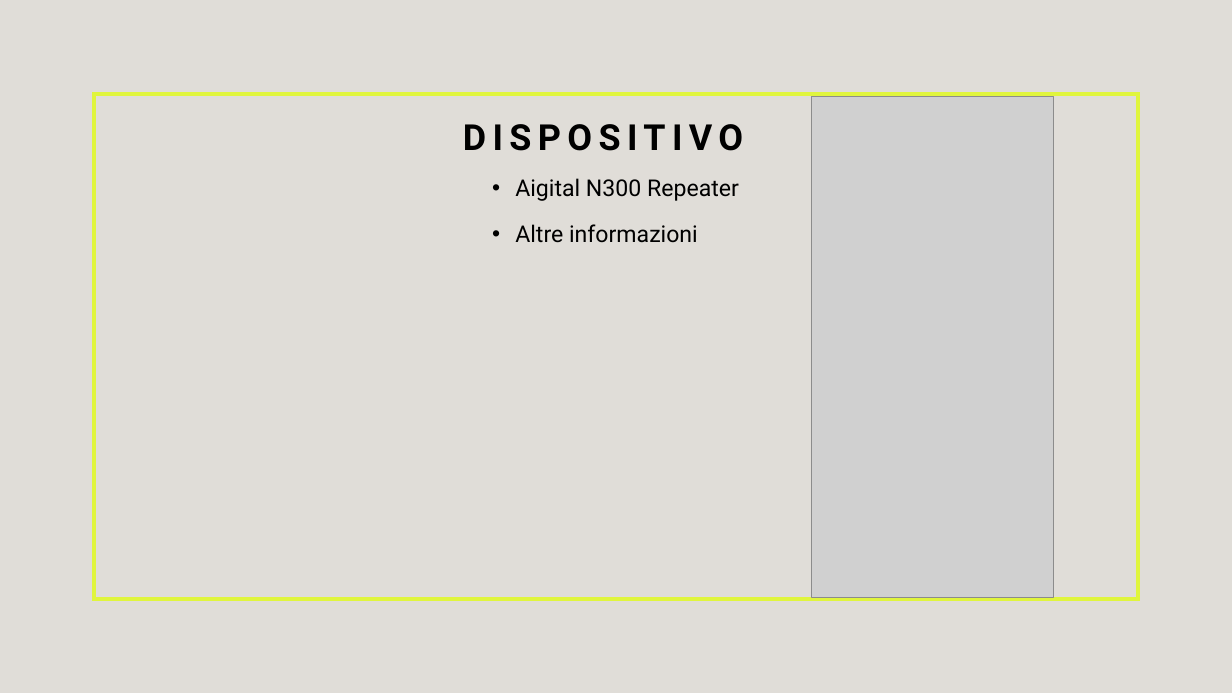
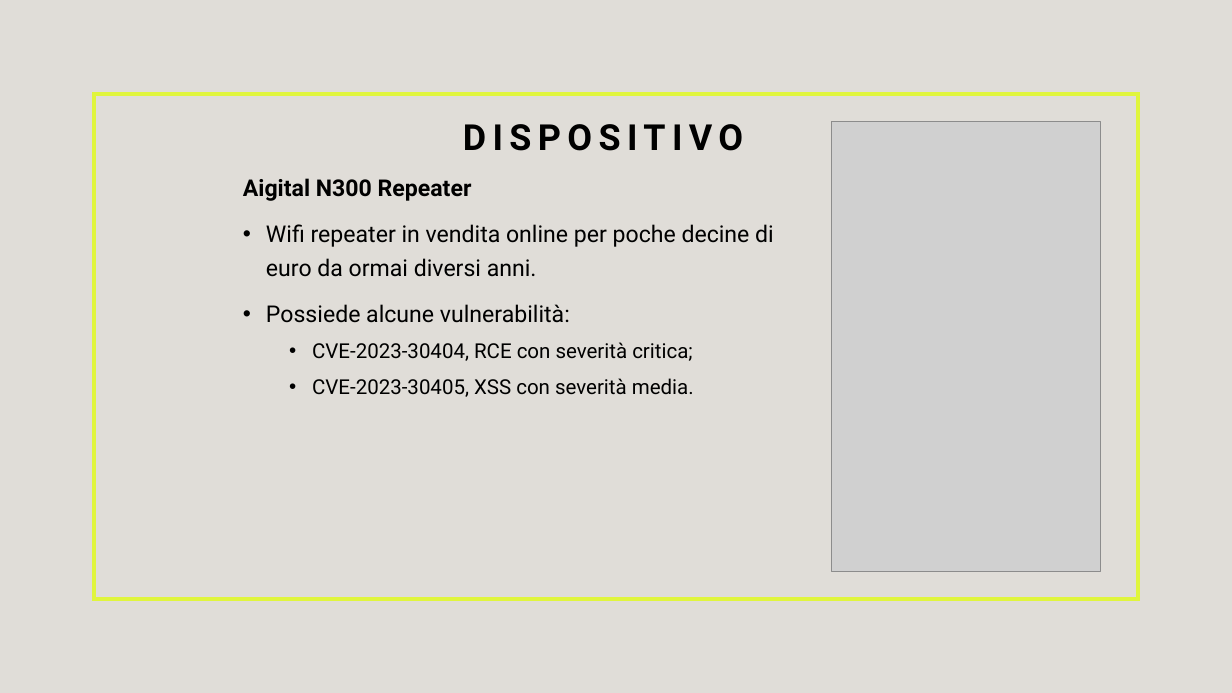
Before and after one commit to Gory-git/progetto_IoT, a slide deck: slide 2 of file/documents/CurcioRabbiaVociPresentation.pptx. Drawn at 1232x693 pixels with LibreOffice and Linux fonts; fonts in the diff are those of the drawing; grey boxes stand for pictures. Boxes give left, top, right and bottom in pixels: in the first picture for what was removed or moved away, otherwise in the second. Text is boxed around its words. In the diff, an @@ line names an element or a change of style, - is before the commit and + after.

```diff
--- a/file/documents/CurcioRabbiaVociPresentation.pptx
+++ b/file/documents/CurcioRabbiaVociPresentation.pptx
@@ picture: place and size @@
-picture at <box>811,97,1054,598</box>
+picture at <box>831,122,1101,571</box>
@@ text "Aigital N300 Repeater": place and size @@
-text "Aigital N300 Repeater" at <box>515,178,739,243</box>
+text "Aigital N300 Repeater" at <box>243,178,774,397</box>
@@ text at <box>243,178,472,201</box>: bold on in "Aigital N300 Repeater"; bullet • to none @@
@@ text at <box>266,224,774,397</box>: text changed @@
-• Altre informazioni
+• Wifi repeater in vendita online per poche decine di euro da ormai diversi anni.
+• Possiede alcune vulnerabilità:
+  • CVE-2023-30404, RCE con severità critica;
+  • CVE-2023-30405, XSS con severità media.
```
Also in this commit, not shown: 1 other slide changed, 2 other files.
